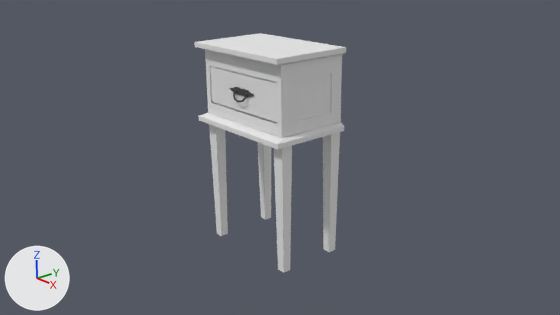
The Blender file Assets/models/floor_2/bedroom_sw/endtable04/endtable04.blend as it was, and as the next commit left it.
One viewpoint serves both versions: the file's camera 'Camera'. Every picture has the same lights, and +X, +Y and +Z are marked at lower left.

In view in the first picture: 'Cube', 'base', 'drawer_top', 'trim_top', 'trim_top.001'.
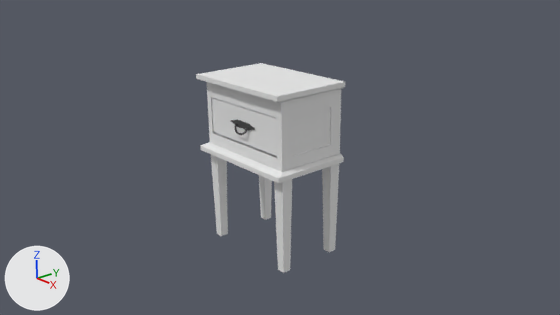
Diff of the bpy script that builds the scene:
```diff
--- a/Assets/models/floor_2/bedroom_sw/endtable04/endtable04.blend.py
+++ b/Assets/models/floor_2/bedroom_sw/endtable04/endtable04.blend.py
@@ ob_base @@
 ob_base.matrix_parent_inverse = Matrix(((2.836, 0.0, 0.0, 0.114), (0.0, 2.836, 0.0, 1.209), (0.0, 0.0, 2.836, 0.0312), (0.0, 0.0, 0.0, 1.0)))
-ob_base.location = (-0.0403, -0.427, 0.888)
+ob_base.location = (-0.0403, -0.427, 0.65)
 ob_base.scale = (0.43, 0.277, 0.618)
@@ ob_drawer_top @@
 ob_drawer_top = bpy.data.objects.new('drawer_top', me_cube_011)
-ob_drawer_top.location = (-0.04, -0.425, 1.249)
+ob_drawer_top.location = (-0.04, -0.425, 1.011)
 ob_drawer_top.scale = (0.382, 0.273, 0.134)
@@ ob_cube @@
 ob_cube = bpy.data.objects.new('Cube', me_cube)
-ob_cube.location = (-0.0403, -0.427, 0.508)
-ob_cube.scale = (0.0452, 0.0452, 0.509)
+ob_cube.location = (-0.0403, -0.427, 0.366)
+ob_cube.scale = (0.0452, 0.0452, 0.368)
 _m = ob_cube.modifiers.new('Mirror', 'MIRROR')
@@ ob_trim_top_001 @@
 ob_trim_top_001.parent = ob_dresser
-ob_trim_top_001.location = (0.0, -0.0909, 2.895)
+ob_trim_top_001.location = (0.0, -0.0909, 2.219)
 ob_trim_top_001.rotation_euler = (0.0, 3.142, 0.0)  # degrees (0, 180, 0)
@@ ob_trim_top @@
 ob_trim_top.parent = ob_dresser
-ob_trim_top.location = (0.0, -0.0909, 4.329)
+ob_trim_top.location = (0.0, -0.0909, 3.653)
 ob_trim_top.scale = (1.32, 0.878, 0.025)
```

What differs and where, as boxes [x1, y1, x2, y2] in the pictures (560 x 315 px):
'base', moved: before [205, 49, 342, 138]; after [207, 82, 341, 172]
'trim_top', moved: before [194, 33, 346, 65]; after [196, 63, 345, 102]
'Cube', moved, rescaled (21% shorter): before [209, 124, 340, 273]; after [211, 155, 339, 273]
'drawer_top', moved: before [210, 66, 277, 122]; after [212, 98, 277, 156]
'trim_top.001', moved: before [199, 113, 344, 149]; after [200, 142, 344, 183]
